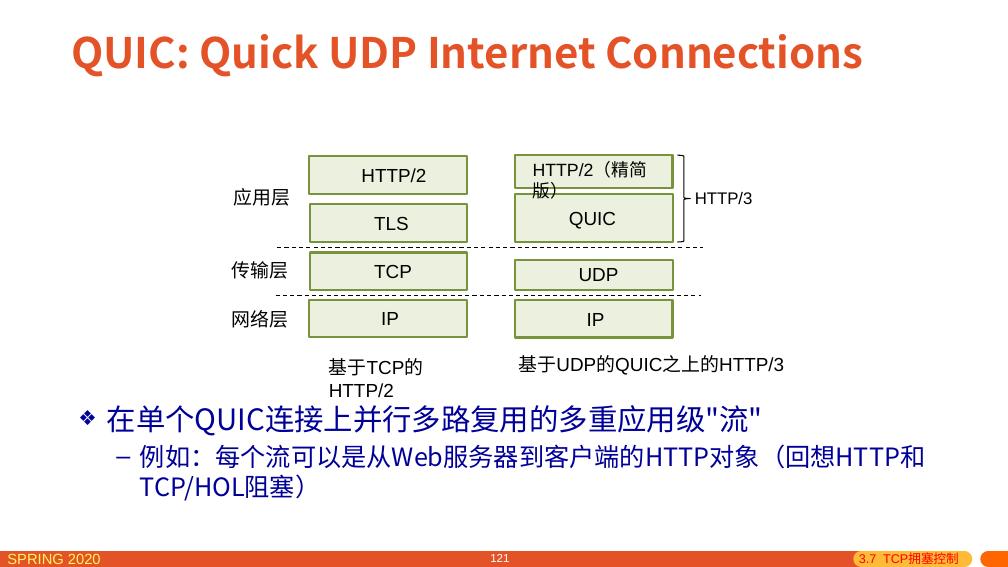
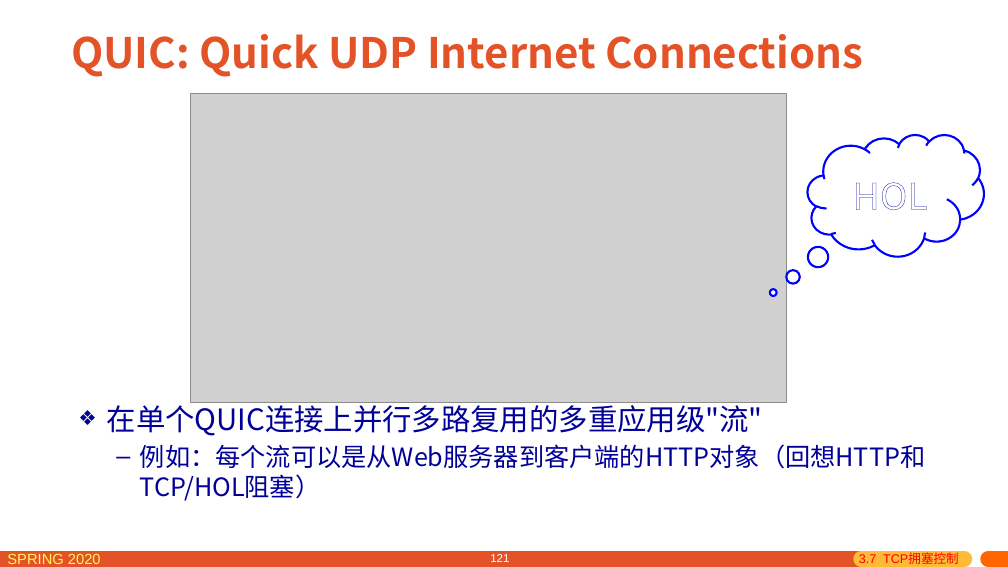
Before and after one commit to network-distributed/presentations, a slide deck: slide 121 of chapter3_cn.pptx. Drawn at 1008x567 pixels with LibreOffice and Linux fonts; fonts in the diff are those of the drawing; grey boxes stand for pictures. Boxes give left, top, right and bottom in pixels: in the first picture for what was removed or moved away, otherwise in the second. Text is boxed around its words. In the diff, an @@ line names an element or a change of style, - is before the commit and + after.

```diff
--- a/chapter3_cn.pptx
+++ b/chapter3_cn.pptx
@@ picture added at (x1=191, y1=94, x2=786, y2=403) @@
@@ thought cloud added at (x1=808, y1=135, x2=984, y2=256), fill #FFFFFF, outline #0000FF 2 pt, 40 pt, text #FFFFFF @@
+HOL
@@ rectangle removed at (x1=309, y1=156, x2=467, y2=194) @@
@@ text removed at (x1=361, y1=168, x2=426, y2=183) @@
-HTTP/2
@@ rectangle removed at (x1=515, y1=155, x2=672, y2=188) @@
@@ text removed at (x1=533, y1=163, x2=647, y2=199) @@
-HTTP/2（精简版）
@@ right brace removed at (x1=678, y1=155, x2=690, y2=242) @@
@@ text removed at (x1=233, y1=188, x2=290, y2=206) @@
-应用层
@@ rectangle removed at (x1=310, y1=204, x2=467, y2=242) @@
@@ rectangle removed at (x1=516, y1=194, x2=673, y2=242) @@
@@ text removed at (x1=695, y1=192, x2=753, y2=204) @@
-HTTP/3
@@ text removed at (x1=374, y1=216, x2=409, y2=231) @@
-TLS
@@ text removed at (x1=569, y1=211, x2=616, y2=229) @@
-QUIC
@@ text removed at (x1=232, y1=261, x2=289, y2=279) @@
-传输层
@@ line removed from (278, 247) to (703, 247) @@
@@ rectangle removed at (x1=310, y1=253, x2=467, y2=290) @@
@@ text removed at (x1=374, y1=264, x2=412, y2=278) @@
-TCP
@@ rectangle removed at (x1=516, y1=260, x2=673, y2=290) @@
@@ text removed at (x1=579, y1=268, x2=619, y2=281) @@
-UDP
@@ line removed from (276, 295) to (701, 295) @@
@@ rectangle removed at (x1=309, y1=299, x2=467, y2=337) @@
@@ text removed at (x1=231, y1=310, x2=288, y2=328) @@
-网络层
@@ text removed at (x1=381, y1=312, x2=399, y2=325) @@
-IP
@@ rectangle removed at (x1=515, y1=300, x2=672, y2=338) @@
@@ text removed at (x1=587, y1=313, x2=605, y2=326) @@
-IP
@@ text removed at (x1=329, y1=358, x2=423, y2=398) @@
-基于TCP的HTTP/2
@@ text removed at (x1=519, y1=355, x2=785, y2=375) @@
-基于UDP的QUIC之上的HTTP/3
```
Also in this commit, not shown: 3 other files.
